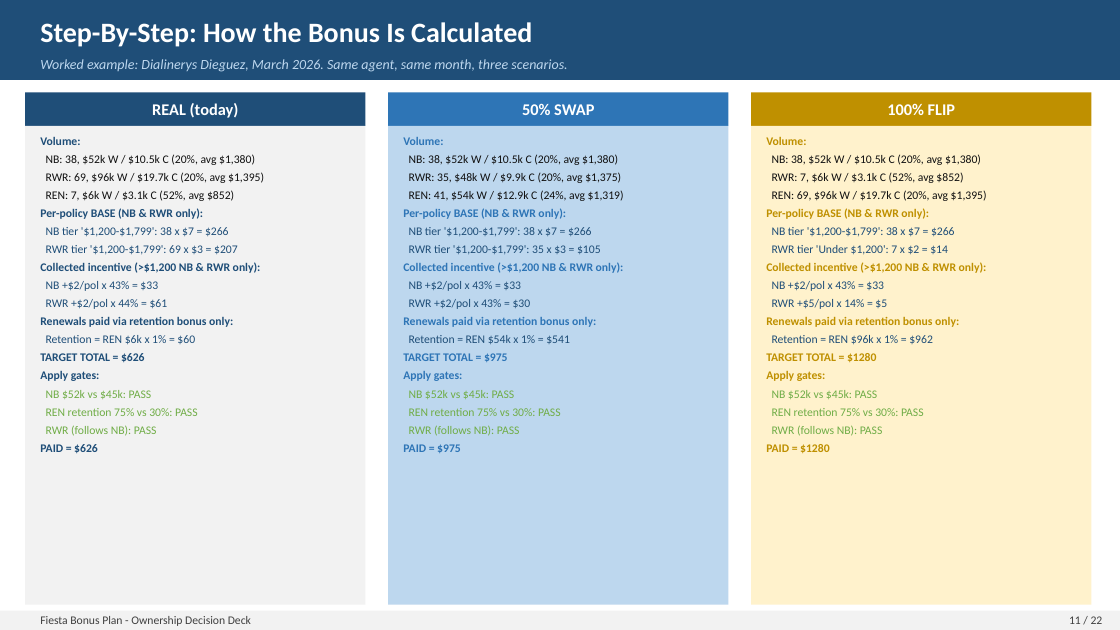
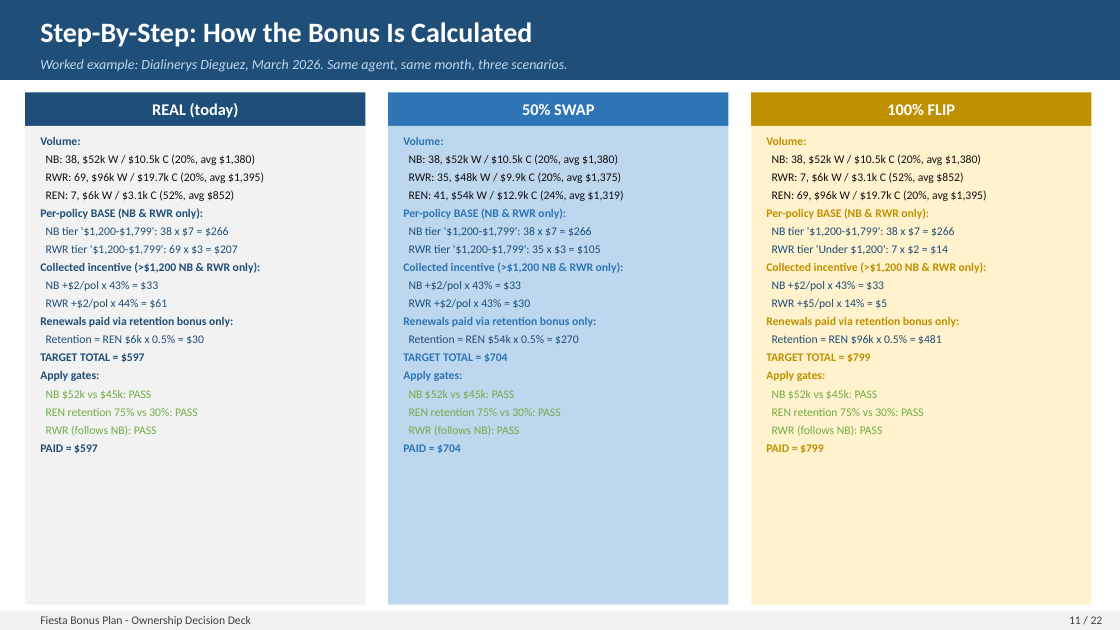
Before and after one commit to FAUS-tech/fiesta-bonus, a slide deck: slide 11 of output/Bonus_Plan_FINAL.pptx. Drawn at 1120x630 pixels with LibreOffice and Linux fonts; fonts in the diff are those of the drawing. Boxes give left, top, right and bottom in pixels: in the first picture for what was removed or moved away, otherwise in the second. Text is boxed around its words. In the diff, an @@ line names an element or a change of style, - is before the commit and + after.

```diff
--- a/output/Bonus_Plan_FINAL.pptx
+++ b/output/Bonus_Plan_FINAL.pptx
@@ text at [40, 353, 145, 362]: text changed @@
-TARGET TOTAL = $626
+TARGET TOTAL = $597
@@ text at [46, 335, 204, 344]: text changed @@
-Retention = REN $6k x 1% = $60
+Retention = REN $6k x 0.5% = $30
@@ text at [403, 353, 508, 362]: text changed @@
-TARGET TOTAL = $975
+TARGET TOTAL = $704
@@ text at [409, 335, 579, 344]: text changed @@
-Retention = REN $54k x 1% = $541
+Retention = REN $54k x 0.5% = $270
@@ text at [766, 353, 871, 362]: text changed @@
-TARGET TOTAL = $1280
+TARGET TOTAL = $799
@@ text at [772, 335, 942, 345]: text changed @@
-Retention = REN $96k x 1% = $962
+Retention = REN $96k x 0.5% = $481
@@ text at [40, 444, 98, 453]: text changed @@
-PAID = $626
+PAID = $597
@@ text at [403, 444, 461, 453]: text changed @@
-PAID = $975
+PAID = $704
@@ text at [766, 444, 824, 453]: text changed @@
-PAID = $1280
+PAID = $799
```
Also in this commit, not shown: 9 other slides changed, 3 other files.
